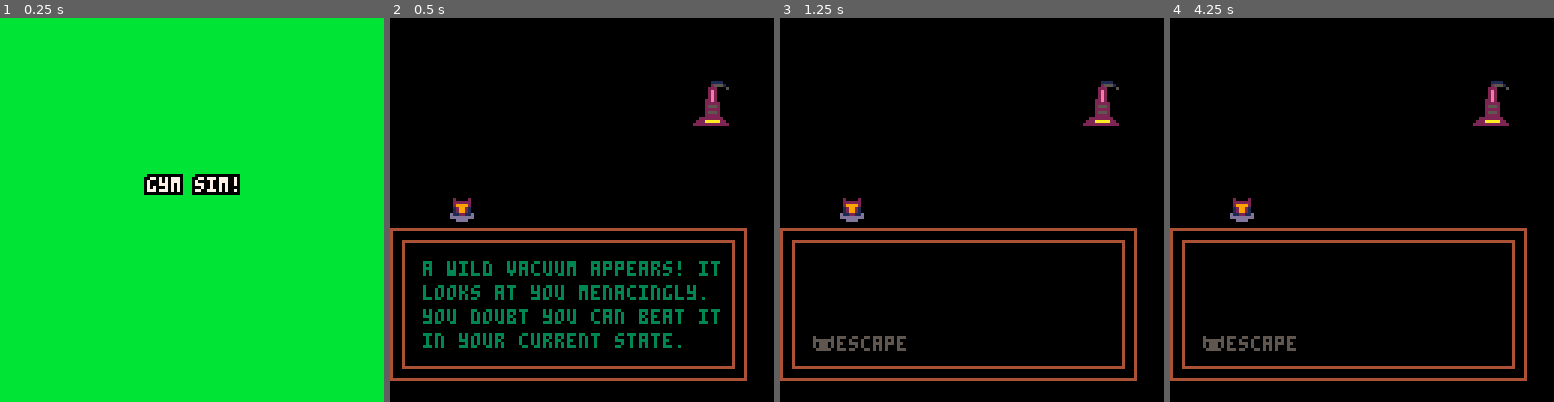
Above: before the commit, frames 1-4 (left to right).
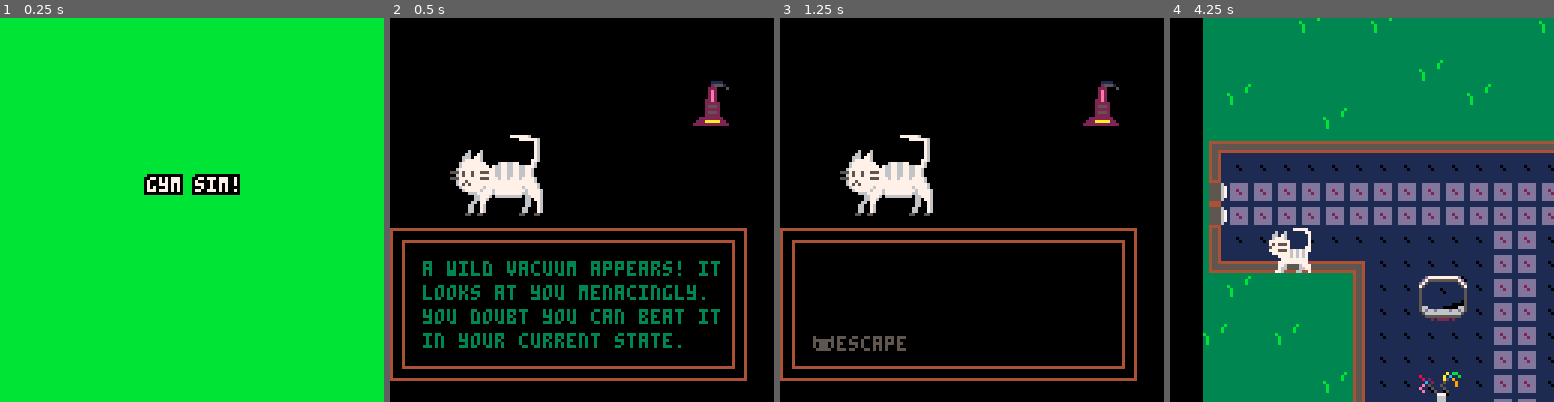
Above: after the commit, the same moments.

Repository: MarkNickerson/GymSim
Game: PICO-8 cartridge gymsim.p8
The game is run twice, just before and just after one commit, with the same random seed, the same clock (stepped at 60 frames per second) and the same inputs.
Inputs:
- Up to frame 1 (0.25 s): no input
- Up to frame 2 (0.5 s): tap X (X key) at 0.33 s
- Up to frame 3 (1.25 s): tap O (Z key) at 0.7 s; tap X (X key) at 1.07 s
- Up to frame 4 (4.25 s): hold Right 1.6-2.1 s; tap O (Z key) every 0.4 s from 1.7 to 4.1 s; tap X (X key) at 1.85, 2.97, 4.08 s; hold Up 2.15-2.42 s; hold Right 2.47-3.03 s; hold Left 3.08-3.58 s; hold Down 3.63-3.97 s; hold Right from 4.02 s (still down)

Frame 1 is identical in both runs. In frame 2, 2.7% of the frame differs, in the area x 15-40%, y 30-54%; in frame 3, 2.7%; in frame 4, 91%, in the area x 0-100%, y 0-100%.

Commit message:
added cat sprites to minigames

Diff:
--- a/gymsim.p8
+++ b/gymsim.p8
@@ -219,7 +219,7 @@
    --up
    if btn(2) and not solid_tile(player.x, player.y-1)then
      player.dy = -2
-     	player.y-=player.speed
+      player.y-=player.speed
     if (player.y-cam.y<64-allowance-playerdiff) then cam.y-=player.speed end
   end
 
@@ -265,7 +265,7 @@
   map(0, 0, 0, 0, 128, 32)
   camera(cam.x, cam.y)
   -- draw player sprite
-  spr(1, player.x, player.y)
+  draw_player_small(player.x, player.y)
 end
 --------------------------------------------------------------------------------
 -- end gym
@@ -332,7 +332,8 @@
 function draw_feather()
   cls(5)
   camera(0, 0)
-  spr(1,player.x,player.y) --draw player
+  -- spr(1,player.x,player.y) --draw player
+  draw_player_small(player.x, player.y)
 
   --print ( 'time:'..flr(time()), 95, 2, 7)
   --print ( 'score:'..score, 95, 10, 7)
@@ -528,7 +529,8 @@
   -- spawn objects
   foreach(trash, draw_obs)
   draw_hearts()
-  spr(1, player.x, player.y)
+  -- spr(1, player.x, player.y)
+  draw_player_small(player.x, player.y)
   --debug()
 end
 
@@ -744,7 +746,8 @@
 
 function draw_boss()
   -- draw player sprite
-  spr(21, 20, 60)
+  --spr(21, 20, 60)
+  draw_player_large(20, 36)
 
   -- draw boss
   spr(67, 100, 20)
@@ -785,7 +788,40 @@
 -- end boss
 --------------------------------------------------------------------------------
 
-
+--------------------------------------------------------------------------------
+-- begin player
+--------------------------------------------------------------------------------
+
+function draw_player_large(x, y)
+  -- draw player sprite 32 x 32
+  spr(130, x+16, y)
+  spr(131, x+24, y)
+  spr(144, x, y+8)
+  spr(145, x+8, y+8)
+  spr(146, x+16, y+8)
+  spr(147, x+24, y+8)
+  spr(160, x, y+16)
+  spr(161, x+8, y+16)
+  spr(162, x+16, y+16)
+  spr(163, x+24, y+16)
+  spr(176, x, y+24)
+  spr(177, x+8, y+24)
+  spr(178, x+16, y+24)
+  spr(179, x+24, y+24)
+end
+
+function draw_player_small(x, y)
+  -- draw player sprite 16 x 16
+  spr(224, x, y)
+  spr(225, x+8, y)
+  spr(240, x, y+8)
+  spr(241, x+8, y+8)
+end
+
+
+--------------------------------------------------------------------------------
+-- end player
+--------------------------------------------------------------------------------
 
 --------------------------------------------------------------------------------
 -- begin utility functions
@@ -809,7 +845,7 @@
   if game == 1 then
     music(0)
     player.x = 16
-    player.y = 68
+    player.y = 60
     player.hearts = 3
     cam.x = 0
     cam.y = 0
Not shown, changed: 18 lines of the sprite sheet (__gfx__) section of gymsim.p8
